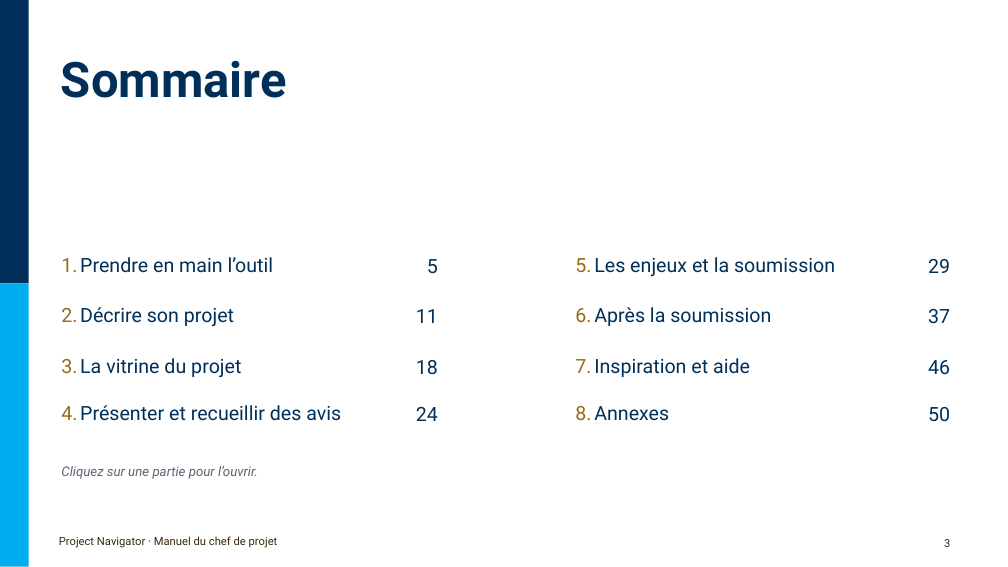
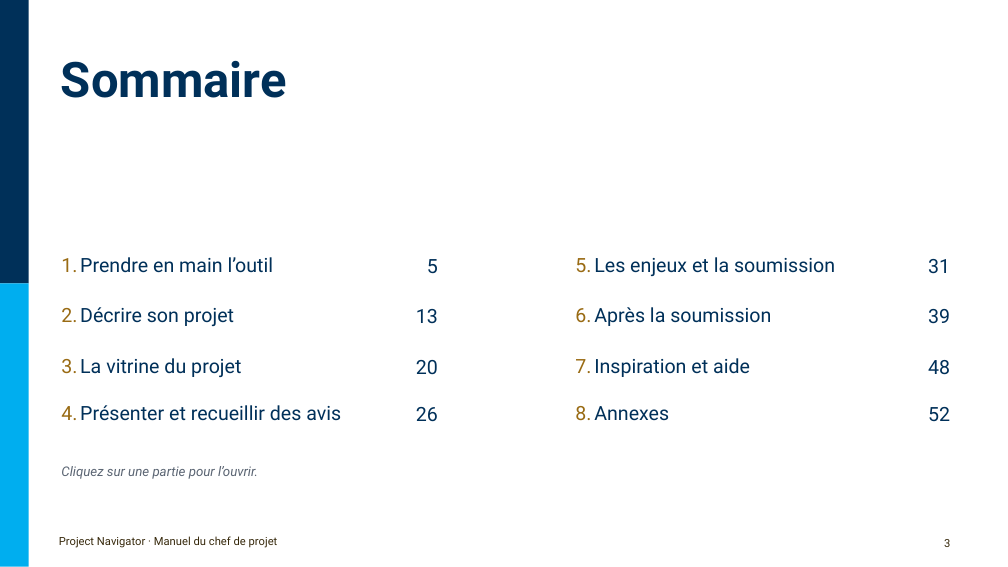
Before and after one commit to antoinelmariel-ux/ProjectNavigator, a slide deck: slide 3 of docs/Manuel_Project_Navigator_chef_de_projet.pptx. Drawn at 1008x567 pixels with LibreOffice and Linux fonts; fonts in the diff are those of the drawing; background and template pictures are left out. Boxes give left, top, right and bottom in pixels: in the first picture for what was removed or moved away, otherwise in the second. Text is boxed around its words. In the diff, an @@ line names an element or a change of style, - is before the commit and + after.

```diff
--- a/docs/Manuel_Project_Navigator_chef_de_projet.pptx
+++ b/docs/Manuel_Project_Navigator_chef_de_projet.pptx
@@ text at (928,259,950,274): text changed @@
-29
+31
@@ text at (416,309,438,324): text changed @@
-11
+13
@@ text at (928,309,950,324): text changed @@
-37
+39
@@ text at (416,360,438,375): text changed @@
-18
+20
@@ text at (928,360,950,375): text changed @@
-46
+48
@@ text at (416,407,438,422): text changed @@
-24
+26
@@ text at (928,407,950,421): text changed @@
-50
+52
```
Also in this commit, not shown: 24 other slides changed, 3 slides added, 3 other files.
